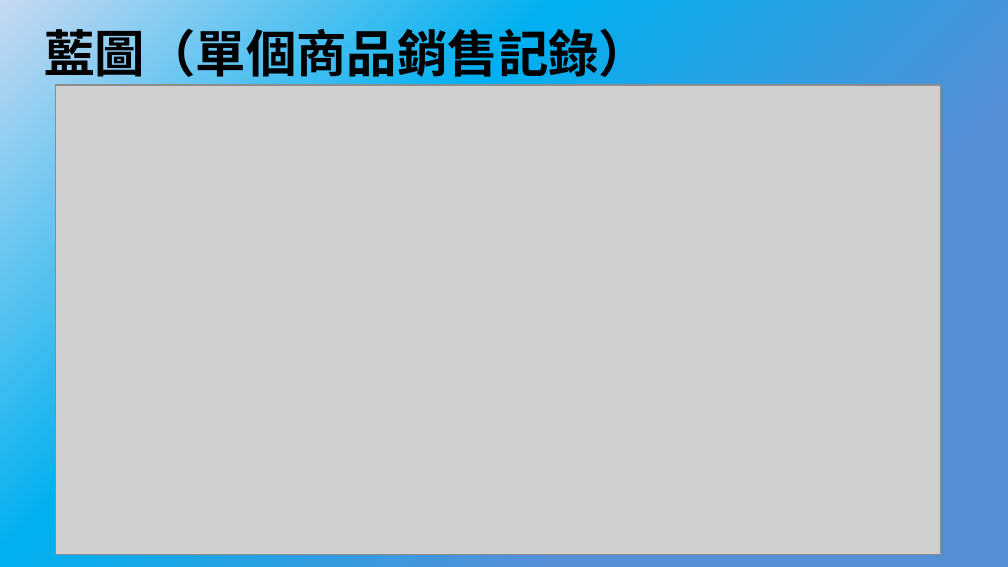
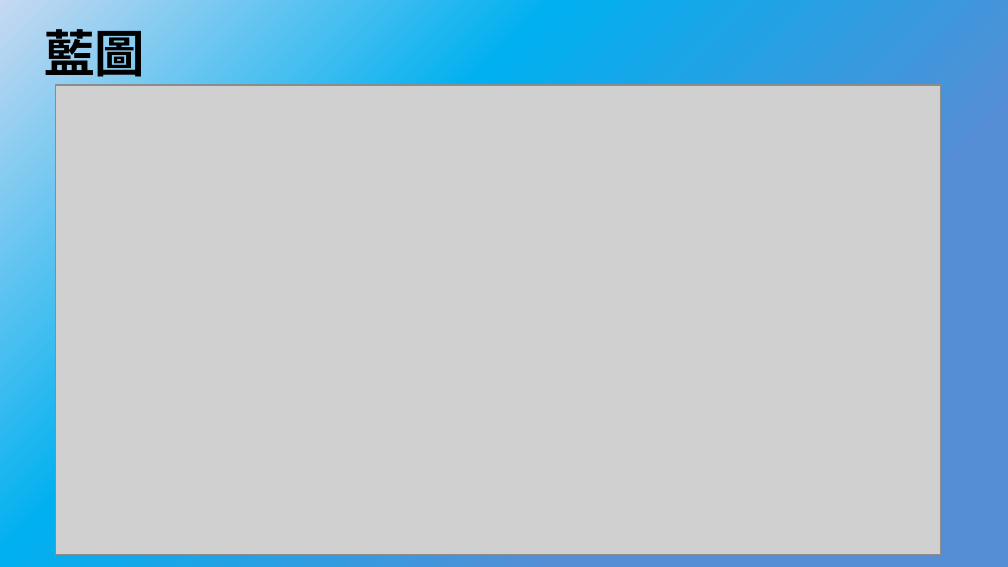
Before and after one commit to bnuby/Mobile-Application-Software, a slide deck: slide 9 of 系統分析/系統分析期中報告.pptx. Drawn at 1008x567 pixels with LibreOffice and Linux fonts; fonts in the diff are those of the drawing; grey boxes stand for pictures. Boxes give left, top, right and bottom in pixels: in the first picture for what was removed or moved away, otherwise in the second. Text is boxed around its words. In the diff, an @@ line names an element or a change of style, - is before the commit and + after.

```diff
--- a/系統分析/系統分析期中報告.pptx
+++ b/系統分析/系統分析期中報告.pptx
@@ title at box(44, 21, 145, 85): text changed @@
-藍圖（單個商品銷售記錄）
+藍圖
```
Also in this commit, not shown: 11 other slides changed, 1 slide removed, 5 other files.
